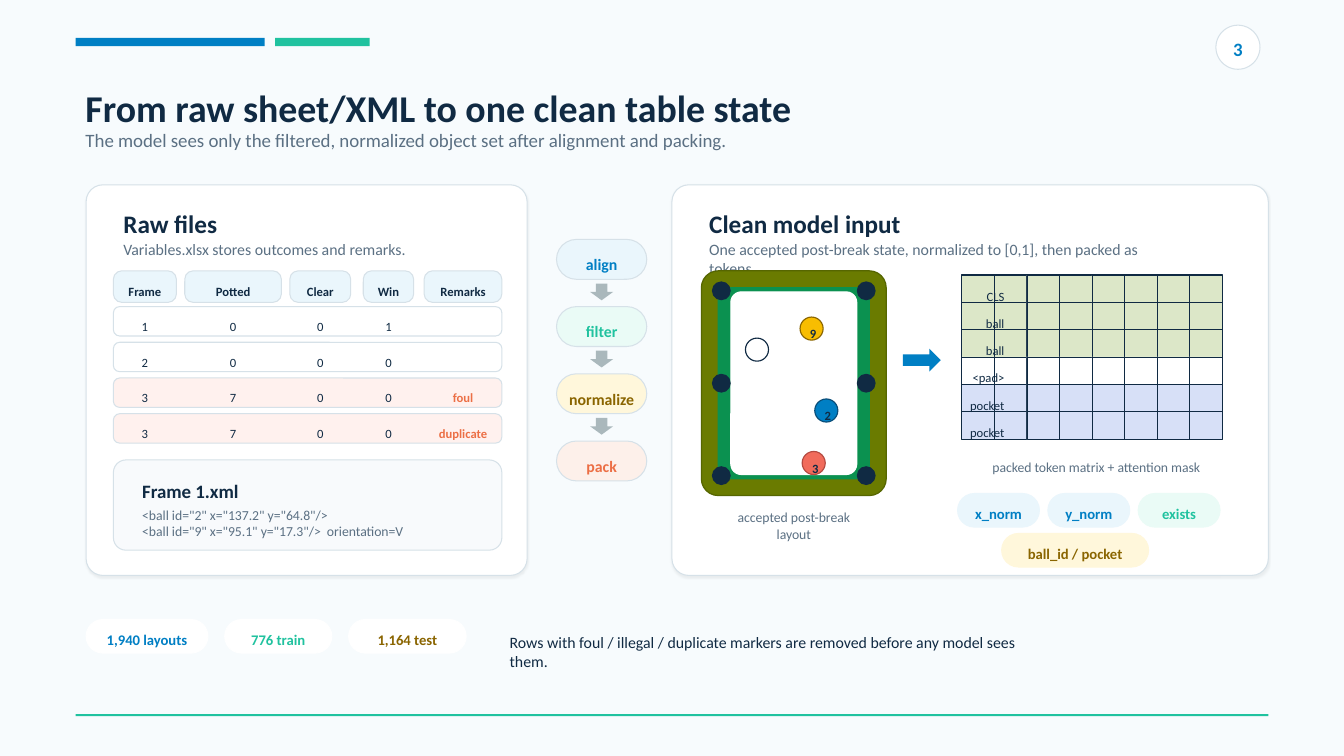
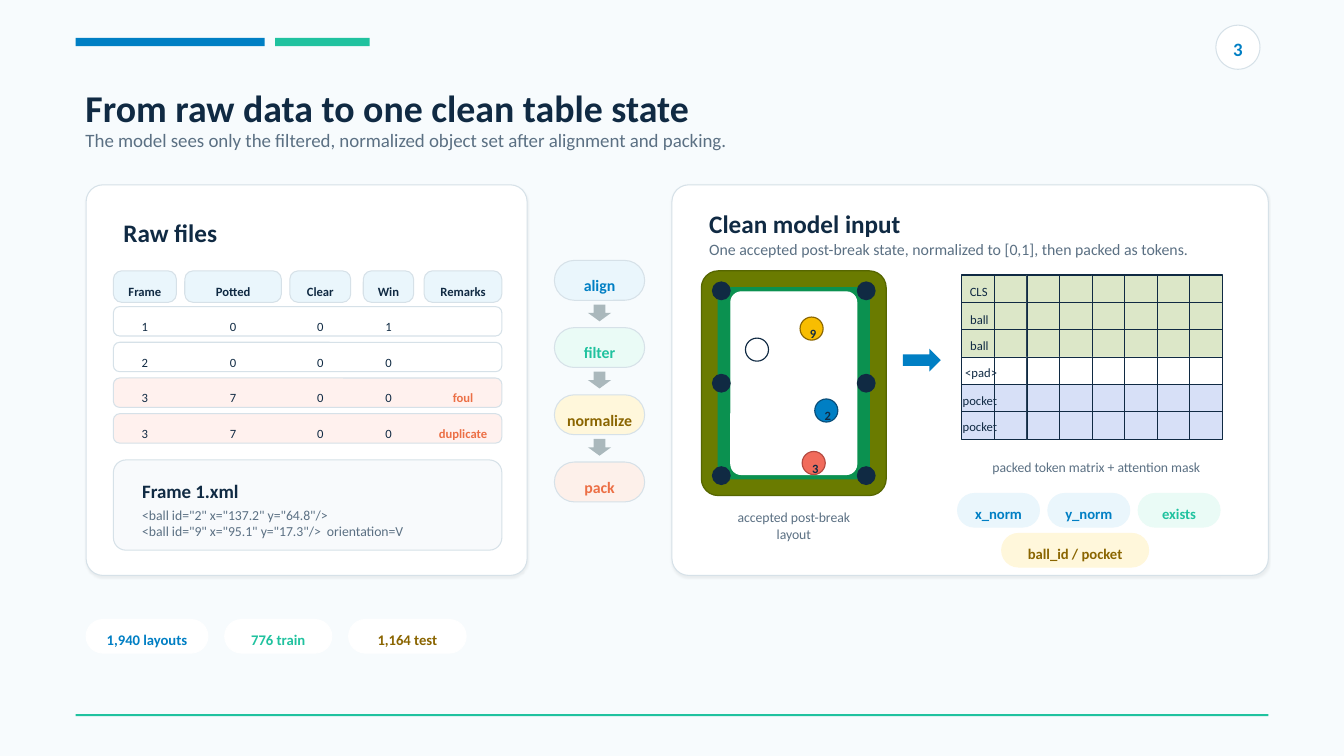
Before and after one commit to AWANGMY/Billiards_Prediction, a slide deck: slide 3 of Doc/Billiards_BLFormer_5min_Presentation.pptx. Drawn at 1344x756 pixels with LibreOffice and Linux fonts; fonts in the diff are those of the drawing. Boxes give left, top, right and bottom in pixels: in the first picture for what was removed or moved away, otherwise in the second. Text is boxed around its words. In the diff, an @@ line names an element or a change of style, - is before the commit and + after.

```diff
--- a/Doc/Billiards_BLFormer_5min_Presentation.pptx
+++ b/Doc/Billiards_BLFormer_5min_Presentation.pptx
@@ text at (x1=85, y1=95, x2=688, y2=123): text changed @@
-From raw sheet/XML to one clean table state
+From raw data to one clean table state
@@ text "Raw files" moved from (x1=123, y1=215, x2=217, y2=233) to (x1=123, y1=224, x2=217, y2=242) @@
@@ text "One accepted post-break state, normalized ..." rewrapped from (x1=709, y1=243, x2=1138, y2=258) to (x1=709, y1=243, x2=1187, y2=258) @@
@@ text removed at (x1=123, y1=244, x2=406, y2=255) @@
-Variables.xlsx stores outcomes and remarks.
@@ 3 texts moved together from (x1=986, y1=290, x2=1005, y2=359) to (x1=970, y1=288, x2=988, y2=350) @@
@@ 4 texts, 4 rounded rectangles, 3 down arrows moved together from (x1=557, y1=240, x2=647, y2=482) to (x1=555, y1=260, x2=645, y2=502) @@
@@ 3 texts moved together from (x1=970, y1=372, x2=1005, y2=440) to (x1=963, y1=367, x2=997, y2=434) @@
@@ text removed at (x1=510, y1=637, x2=1015, y2=651) @@
-Rows with foul / illegal / duplicate markers are removed before any model sees them.
```
Also in this commit, not shown: 6 other slides changed.
